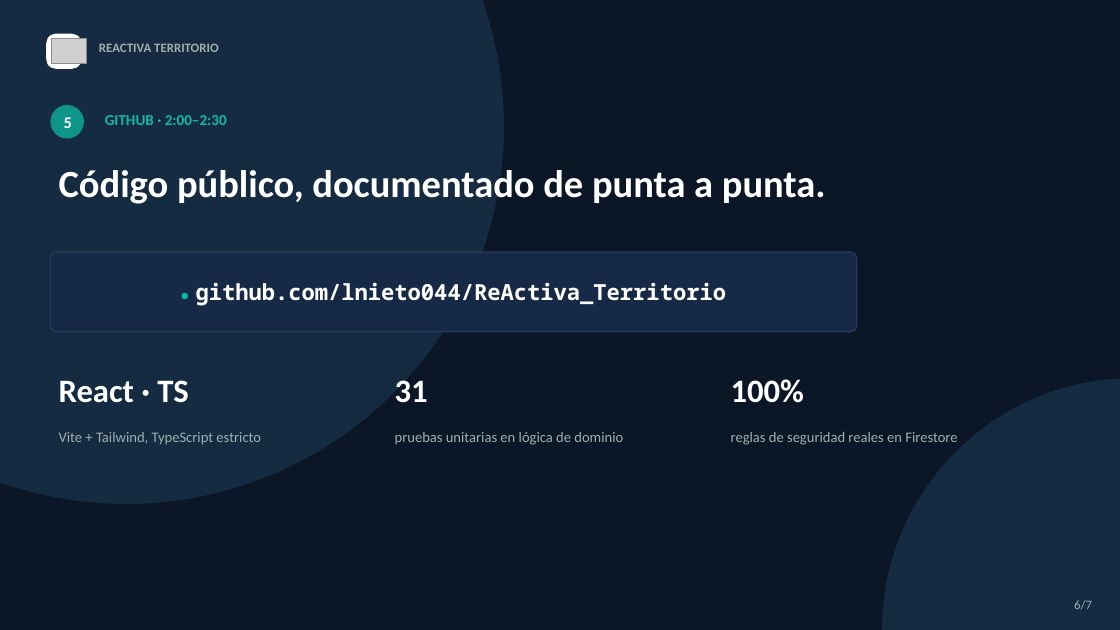
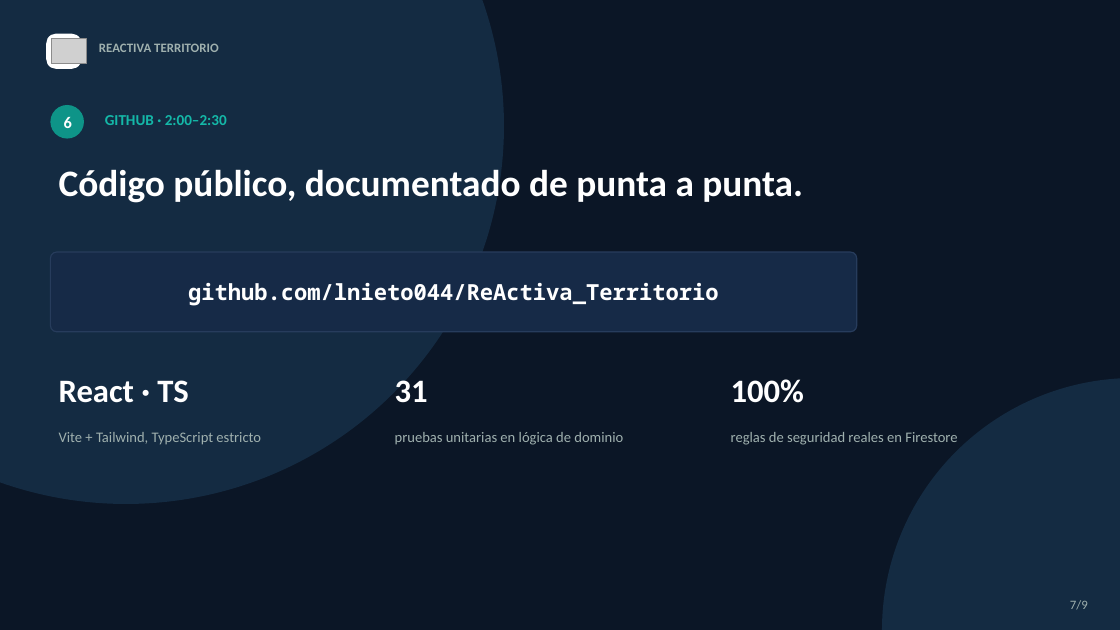
Before and after one commit to lnieto044/ReActiva_Territorio, a slide deck: slide 7 of docs/slides.pptx (slide 6 before the commit). Drawn at 1120x630 pixels with LibreOffice and Linux fonts; fonts in the diff are those of the drawing; grey boxes stand for pictures. Boxes give left, top, right and bottom in pixels: in the first picture for what was removed or moved away, otherwise in the second. Text is boxed around its words. In the diff, an @@ line names an element or a change of style, - is before the commit and + after.

```diff
--- a/docs/slides.pptx
+++ b/docs/slides.pptx
@@ text in ellipse at (64,117,72,128): text changed @@
-5
+6
@@ text "Código público, documentado de punta ..." at (59,169,803,203): size 33 to 32 pt @@
@@ text in rounded rectangle at (188,283,719,306): text changed @@
-● github.com/lnieto044/ReActiva_Territorio
+github.com/lnieto044/ReActiva_Territorio
@@ text at (1070,600,1088,610): text changed @@
-6/7
+7/9
```
Also in this commit, not shown: 5 other slides changed, 3 slides added, 1 slide removed, 1 other file.
